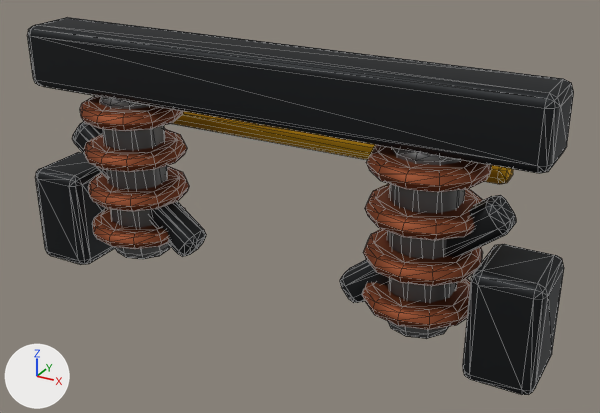
Renders of the glTF model game/public/assets/suspension-steering.glb from each side of a commit.
Both versions are drawn from a 50 mm lens placed at (0.72, -1.242, 0.808), pointed at (0.04, -0.006, 0.19). Arrows for +X, +Y and +Z are at lower left; the lights stay in place. The picture after the commit comes second. Mesh edges are drawn as thin lines. Vertices at exactly the same position are counted once.

The first picture shows 'suspension-steering'.
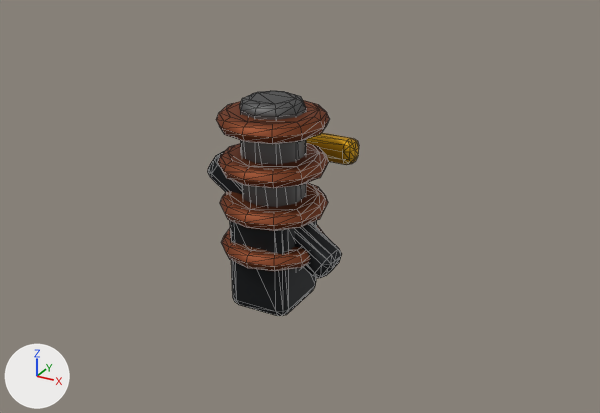
Changed parts and their boxes (x1, y1, x2, y2) in the pictures (600 x 413 px; the box of a moved part takes in the faces that stretch with it):
'suspension-steering', reshaped (72% narrower, 40% shorter): before (27, 17, 574, 395); after (208, 91, 359, 316)
part 1 of me_cube, moved or reshaped: before (100, 97, 171, 259); after (240, 91, 306, 207)
part 2 of me_cube, moved or reshaped: before (92, 207, 186, 249); after (221, 225, 324, 271)
part 3 of me_cube, moved or reshaped: before (84, 129, 187, 172); after (220, 183, 328, 231)
part 4 of me_cube, moved or reshaped: before (365, 184, 483, 241); after (218, 143, 329, 188)
part 5 of me_cube, added (brown): after (216, 100, 329, 144)
part 6 of me_cube, moved or reshaped: before (35, 152, 115, 265); after (230, 220, 317, 316)
part 7 of me_cube, moved or reshaped: before (72, 122, 206, 256); after (208, 150, 342, 278)
part 8 of me_cube, added (yellow): after (306, 133, 359, 165)
part 9 of me_cube, deleted: before (27, 17, 574, 395)
part 10 of me_cube, deleted: before (171, 111, 514, 184)

The change in detail:
me_cube is used by ob_suspension_steering; location (0.0, 0.0, 0.0).
me_cube had 1008 vertices, 1952 faces and spanned x -0.52..0.52, y -0.153..0.153, z 0.0..0.49.
me_cube now has 480 vertices, 928 faces and spans x -0.133..0.133, y -0.133..0.133, z 0.0..0.4.
me_cube part 1: the loose piece of 60 vertices spanning x -0.357..-0.243, y -0.113..0.007, z 0.04..0.38 is moved by (0.3, 0.02, 0.02).
me_cube part 2: the loose piece of 72 vertices spanning x -0.4..-0.2, y -0.153..0.047, z 0.082..0.118 is moved by (0.3, 0.02, 0.02).
me_cube part 3: the loose piece of 60 vertices spanning x -0.4..-0.2, y -0.153..0.047, z 0.242..0.277 is moved by (0.3, 0.02, -0.06).
me_cube part 4: the loose piece of 60 vertices spanning x 0.2..0.4, y -0.153..0.047, z 0.242..0.277 is moved by (-0.3, 0.02, 0.02).
me_cube part 5: the loose piece of 60 vertices spanning x -0.4..-0.2, y -0.153..0.047, z 0.242..0.277 is copied, and the copy is moved by (0.3, 0.02, 0.1); it spans x -0.1..0.1, y -0.133..0.067, z 0.343..0.377.
me_cube part 6: the loose piece of 56 vertices spanning x -0.52..-0.4, y -0.123..0.017, z 0.0..0.2 is moved by (0.46, 0.02, 0.0).
me_cube part 7: the loose piece of 56 vertices spanning x -0.445..-0.155, y -0.083..-0.023, z 0.059..0.301 is multiplied about its middle by the matrix ((0.918, 0.0, 0.011), (0.0, 1.0, 0.0), (0.109, 0.0, 0.955)), then moved by (0.3, 0.02, 0.0).
me_cube part 8: a new loose piece of 56 vertices spanning x -0.1..0.1, y 0.082..0.133, z 0.245..0.295, in mat_rr_hazard_yellow (yellow #d9a521).
me_cube part 9: 9 loose pieces with 588 vertices, spanning x -0.5..0.52, y -0.153..0.047, z 0.0..0.49, are deleted.
Part 10, on me_cube:
56 vertices are removed from x -0.39..0.39, y 0.102..0.153, z 0.255..0.305.
108 faces are deleted.
